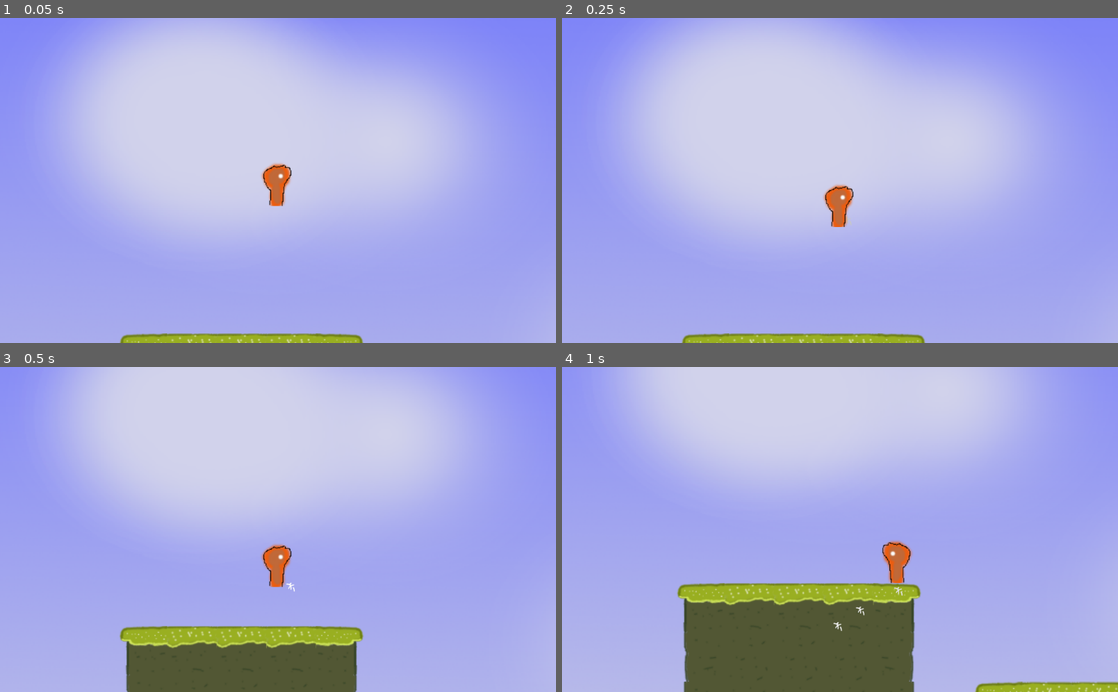
Above: before the commit, frames 1-4 (two rows, left to right).
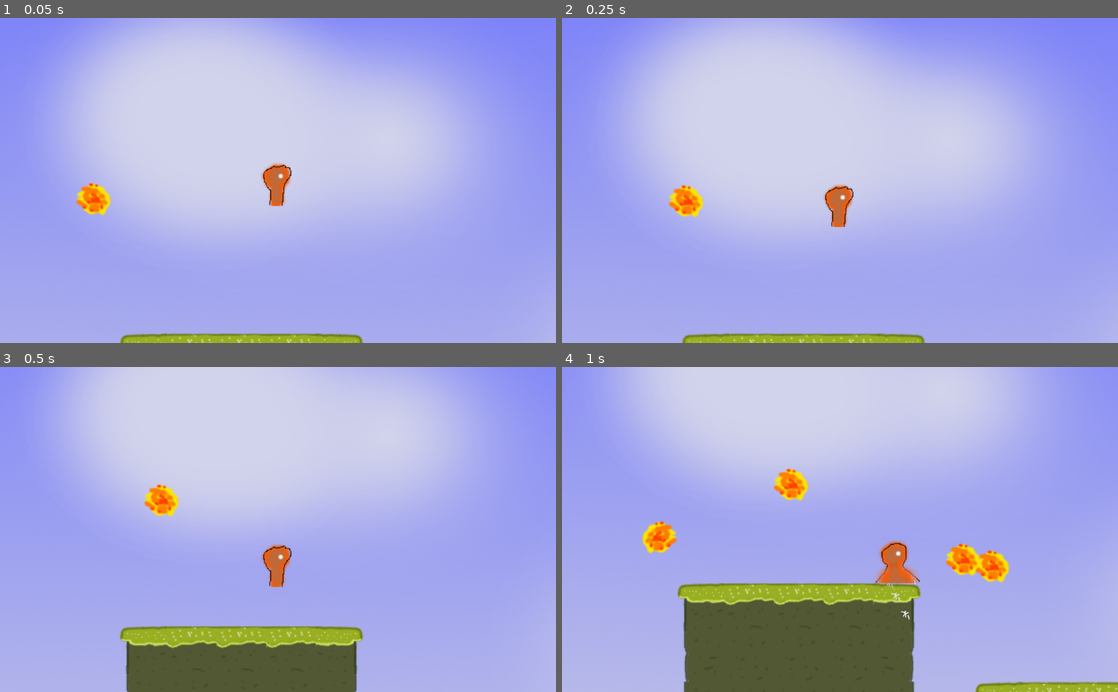
Above: after the commit, the same moments.

Repository: theatischbein/Pow
Game: Godot game, scene res://test.tscn
The game is run twice, just before and just after one commit, with the same random seed, the same clock (stepped at 60 frames per second) and the same inputs.
Inputs:
- Up to frame 1 (0.05 s): no input
- Up to frame 2 (0.25 s): no input
- Up to frame 3 (0.5 s): no input
- Up to frame 4 (1 s): tap Enter (ui_accept) at 0.5, 0.6, 0.77 s; hold Right (ui_right) from 0.53 s (still down)

The runs differ from the first frame. In frame 1, 0.5% of the frame differs, in the area x 13-20%, y 50-61%; in frame 2, 0.5%; in frame 3, 0.5%; in frame 4, 2.5%, in the area x 14-81%, y 31-82%.

Commit message:
Adding Fireball (Sprites, Animation, Particles)

Diff:
--- /dev/null
+++ b/Fireball.gd
@@ -0,0 +1,44 @@
+extends RigidBody2D
+
+const DIR = {
+	LEFT = 0,
+	RIGHT = 1
+	}
+
+const SPEED = 400
+var offset_x = 50
+var velocity = Vector2(200,0)
+signal hit()
+
+func _ready():
+	pass
+
+func shoot(var spawn, var dir):
+	if (dir == DIR.LEFT):
+		spawn.x -= offset_x
+		velocity = Vector2(-SPEED,0)
+		$AnimatedSprite.flip_h = true
+	elif (dir == DIR.RIGHT):
+		spawn.x += offset_x
+		velocity = Vector2(SPEED,0)
+		$AnimatedSprite.flip_h = false
+
+	position = spawn
+	set_linear_velocity(velocity)
+
+func destroy():
+	queue_free()
+
+func contact(body):
+	set_linear_velocity(Vector2(0,0))
+	sleeping = true
+	$AnimatedSprite.hide()
+	$CollisionPolygon2D.hide()
+	$Particles2D.emitting = true
+	$Explosion.start()
+
+func _on_Timer_timeout():
+	destroy()
+
+func _on_Explosion_timeout():
+	destroy()
--- /dev/null
+++ b/Fireball.tscn
@@ -0,0 +1,173 @@
+[gd_scene load_steps=13 format=2]
+
+[ext_resource path="res://Fireball.gd" type="Script" id=1]
+[ext_resource path="res://asset/projectiles/fireball.png" type="Texture" id=2]
+[ext_resource path="res://asset/projectiles/fireball_2.png" type="Texture" id=3]
+[ext_resource path="res://asset/projectiles/fireball_exp.png" type="Texture" id=4]
+
+[sub_resource type="SpriteFrames" id=1]
+
+animations = [ {
+"frames": [ ExtResource( 2 ), ExtResource( 3 ) ],
+"loop": true,
+"name": "default",
+"speed": 10.0
+} ]
+_sections_unfolded = [ "Resource" ]
+
+[sub_resource type="Curve" id=2]
+
+min_value = 0.0
+max_value = 3.0
+bake_resolution = 100
+_data = [ Vector2( 0, 1 ), 0.0, 0.0, 0, 0, Vector2( 0.999679, 2.40234 ), 0.0, 0.0, 0, 0 ]
+
+[sub_resource type="CurveTexture" id=3]
+
+flags = 4
+width = 2048
+curve = SubResource( 2 )
+
+[sub_resource type="Curve" id=4]
+
+min_value = 0.0
+max_value = 100.0
+bake_resolution = 100
+_data = [ Vector2( 0, 0 ), 0.0, 0.0, 0, 0, Vector2( 1, 100 ), 0.0, 0.0, 0, 0 ]
+
+[sub_resource type="CurveTexture" id=5]
+
+flags = 4
+width = 2048
+curve = SubResource( 4 )
+
+[sub_resource type="ParticlesMaterial" id=6]
+
+render_priority = 0
+trail_divisor = 1
+trail_size_modifier = SubResource( 5 )
+emission_shape = 0
+flag_align_y = false
+flag_rotate_y = false
+flag_disable_z = true
+spread = 45.0
+flatness = 0.0
+gravity = Vector3( 0, 0, 0 )
+initial_velocity = 1.0
+initial_velocity_random = 0.0
+angular_velocity = 0.0
+angular_velocity_random = 0.0
+orbit_velocity = 0.0
+orbit_velocity_random = 0.0
+linear_accel = 0.0
+linear_accel_random = 0.0
+radial_accel = 0.0
+radial_accel_random = 0.0
+tangential_accel = 0.0
+tangential_accel_random = 0.0
+damping = 0.0
+damping_random = 0.0
+angle = 0.0
+angle_random = 0.0
+scale = 1.0
+scale_random = 0.0
+scale_curve = SubResource( 3 )
+color = Color( 1, 1, 1, 1 )
+hue_variation = 0.0
+hue_variation_random = 0.0
+anim_speed = 0.0
+anim_speed_random = 0.0
+anim_offset = 0.0
+anim_offset_random = 0.0
+anim_loop = false
+_sections_unfolded = [ "Gravity", "Scale", "Trail" ]
+
+[sub_resource type="Curve" id=7]
+
+min_value = 0.0
+max_value = 2.0
+bake_resolution = 100
+_data = [  ]
+
+[sub_resource type="CurveTexture" id=8]
+
+flags = 4
+width = 2048
+curve = SubResource( 7 )
+
+[node name="Fireball" type="RigidBody2D" index="0"]
+
+input_pickable = false
+collision_layer = 1
+collision_mask = 1
+mode = 0
+mass = 0.5
+friction = 1.0
+bounce = 0.0
+gravity_scale = 1.0
+custom_integrator = false
+continuous_cd = 0
+contacts_reported = 1
+contact_monitor = true
+sleeping = false
+can_sleep = true
+linear_velocity = Vector2( 200, 0 )
+linear_damp = -1.0
+angular_velocity = 0.0
+angular_damp = -1.0
+script = ExtResource( 1 )
+_sections_unfolded = [ "Applied Forces", "Linear", "Transform" ]
+
+[node name="CollisionPolygon2D" type="CollisionPolygon2D" parent="." index="0"]
+
+build_mode = 0
+polygon = PoolVector2Array( -1.89517, 17.1607, 9.46843, 16.6362, 14.1887, 11.7412, 18.909, 5.44747, 16.2866, -5.56648, 6.14676, -14.1329, -7.13991, -15.7063, -11.8602, -8.88815, -12.5595, 0.902025, -11.3357, 11.5663 )
+
+[node name="AnimatedSprite" type="AnimatedSprite" parent="." index="1"]
+
+frames = SubResource( 1 )
+animation = "default"
+
+[node name="SelfDestroy" type="Timer" parent="." index="2"]
+
+process_mode = 1
+wait_time = 3.0
+one_shot = true
+autostart = true
+
+[node name="Particles2D" type="Particles2D" parent="." index="3"]
+
+emitting = false
+amount = 1
+lifetime = 10.0
+one_shot = true
+preprocess = 0.0
+speed_scale = 30.0
+explosiveness = 1.0
+randomness = 1.0
+fixed_fps = 0
+fract_delta = true
+visibility_rect = Rect2( -100, -100, 200, 200 )
+local_coords = true
+draw_order = 0
+process_material = SubResource( 6 )
+texture = ExtResource( 4 )
+normal_map = SubResource( 8 )
+h_frames = 1
+v_frames = 1
+_sections_unfolded = [ "Drawing", "Process Material", "Textures", "Time" ]
+
+[node name="Explosion" type="Timer" parent="." index="4"]
+
+process_mode = 1
+wait_time = 0.3
+one_shot = true
+autostart = false
+
+[connection signal="body_entered" from="." to="." method="contact"]
+
+[connection signal="hit" from="." to="." method="contact"]
+
+[connection signal="timeout" from="SelfDestroy" to="." method="_on_Timer_timeout"]
+
+[connection signal="timeout" from="Explosion" to="." method="_on_Explosion_timeout"]
--- a/player.gd
+++ b/player.gd
@@ -1,5 +1,11 @@
 extends RigidBody2D
 
+const DIR = {
+	LEFT = 0,
+	RIGHT = 1
+	}
+
+export var last_dir = DIR.LEFT
 var force = Vector2()
 var direction_force = Vector2(0,0)
 var acc = 1000
@@ -9,26 +15,34 @@
 func _ready():
 	pass
 
-func _integrate_forces(state):
-
-	direction_force = Vector2(0,0)
+func _process(delta):
 	if (Input.is_action_pressed("ui_left")) :
-		direction_force += Vector2(-1,0)
-		$AnimatedSprite.flip_h = false;
+		last_dir = DIR.LEFT
+		$AnimatedSprite.flip_h = true;
 
 	if (Input.is_action_pressed("ui_right")) :
-		direction_force += Vector2(1,0)
-		$AnimatedSprite.flip_h = true;
-
-	if (Input.is_action_pressed("ui_up")) :
-		direction_force += Vector2(0,-1)
+		last_dir = DIR.RIGHT
+		$AnimatedSprite.flip_h = false;
 
 	if (direction_force.length() > 0):
 		$AnimatedSprite.play()
 		$Particles2D.emitting = true
 	else:
 		$AnimatedSprite.stop()
+		$AnimatedSprite.frame = 0
 		$Particles2D.emitting = false
+func _integrate_forces(state):
+
+	direction_force = Vector2(0,0)
+	if (Input.is_action_pressed("ui_left")) :
+		direction_force += Vector2(-1,0)
+
+	if (Input.is_action_pressed("ui_right")) :
+		direction_force += Vector2(1,0)
+
+	if (Input.is_action_pressed("ui_up")) :
+		direction_force += Vector2(0,-1)
+
 
 	force = state.get_linear_velocity() + direction_force * acc
 
--- a/player.tscn
+++ b/player.tscn
@@ -76,7 +76,7 @@
 "frames": [ ExtResource( 3 ), ExtResource( 4 ) ],
 "loop": true,
 "name": "default",
-"speed": 2.0
+"speed": 7.0
 } ]
 
 [node name="Player" type="RigidBody2D"]
@@ -100,6 +100,7 @@
 angular_velocity = 0.0
 angular_damp = -1.0
 script = ExtResource( 1 )
+last_dir = 0
 
 [node name="Particles2D" type="Particles2D" parent="." index="0"]
 
@@ -127,6 +128,7 @@
 
 frames = SubResource( 6 )
 animation = "default"
+playing = true
 
 [node name="CollisionPolygon2D" type="CollisionPolygon2D" parent="." index="2"]
 
--- /dev/null
+++ b/test.gd
@@ -0,0 +1,20 @@
+extends Node2D
+
+export (PackedScene) var Fireball
+
+const DIR = {
+	LEFT = 0,
+	RIGHT = 1
+	}
+
+func _ready():
+	# Called every time the node is added to the scene.
+	# Initialization here
+	pass
+
+
+func _process(delta):
+	if (Input.is_action_just_pressed("ui_accept")):
+		var fire = Fireball.instance()
+		add_child(fire)
+		fire.shoot($Player.position, $Player.last_dir)
--- a/test.tscn
+++ b/test.tscn
@@ -1,21 +1,26 @@
-[gd_scene load_steps=4 format=2]
+[gd_scene load_steps=6 format=2]
 
-[ext_resource path="res://asset/bg.png" type="Texture" id=1]
-[ext_resource path="res://tiles_polygon.res" type="TileSet" id=2]
-[ext_resource path="res://player.tscn" type="PackedScene" id=3]
+[ext_resource path="res://test.gd" type="Script" id=1]
+[ext_resource path="res://Fireball.tscn" type="PackedScene" id=2]
+[ext_resource path="res://asset/bg.png" type="Texture" id=3]
+[ext_resource path="res://tiles_polygon.res" type="TileSet" id=4]
+[ext_resource path="res://player.tscn" type="PackedScene" id=5]
 
-[node name="Node2D" type="Node2D" index="0"]
+[node name="Node2D" type="Node2D"]
+
+script = ExtResource( 1 )
+Fireball = ExtResource( 2 )
 
 [node name="Sprite" type="Sprite" parent="." index="0"]
 
 position = Vector2( 510.786, 207.394 )
 scale = Vector2( 1.71212, 1.43554 )
-texture = ExtResource( 1 )
+texture = ExtResource( 3 )
 
 [node name="TileMap" type="TileMap" parent="." index="1"]
 
 mode = 0
-tile_set = ExtResource( 2 )
+tile_set = ExtResource( 4 )
 cell_size = Vector2( 64, 64 )
 cell_quadrant_size = 16
 cell_custom_transform = Transform2D( 0, 0, 0, 0, 0, 0 )
@@ -36,6 +41,10 @@
 "_edit_lock_": true
 }
 
-[node name="Player" parent="." index="2" instance=ExtResource( 3 )]
+[node name="Player" parent="." index="2" instance=ExtResource( 5 )]
 
 position = Vector2( 79.0468, 186.555 )
+
+[node name="Fireball" parent="." index="3" instance=ExtResource( 2 )]
+
+position = Vector2( -166.556, 210.97 )
Binary file added: asset/projectiles/fireball.png
Not shown, added: asset/projectiles/fireball.png.import
Binary file added: asset/projectiles/fireball_2.png
Not shown, added: asset/projectiles/fireball_2.png.import
Binary file added: asset/projectiles/fireball_exp.png
Not shown, added: asset/projectiles/fireball_exp.png.import
Not shown, added: asset/projectiles/projetiles.xcf
Not shown, changed: asset/tiles/tilemap.xcf
Not shown, changed: build/pow-linux.pck
